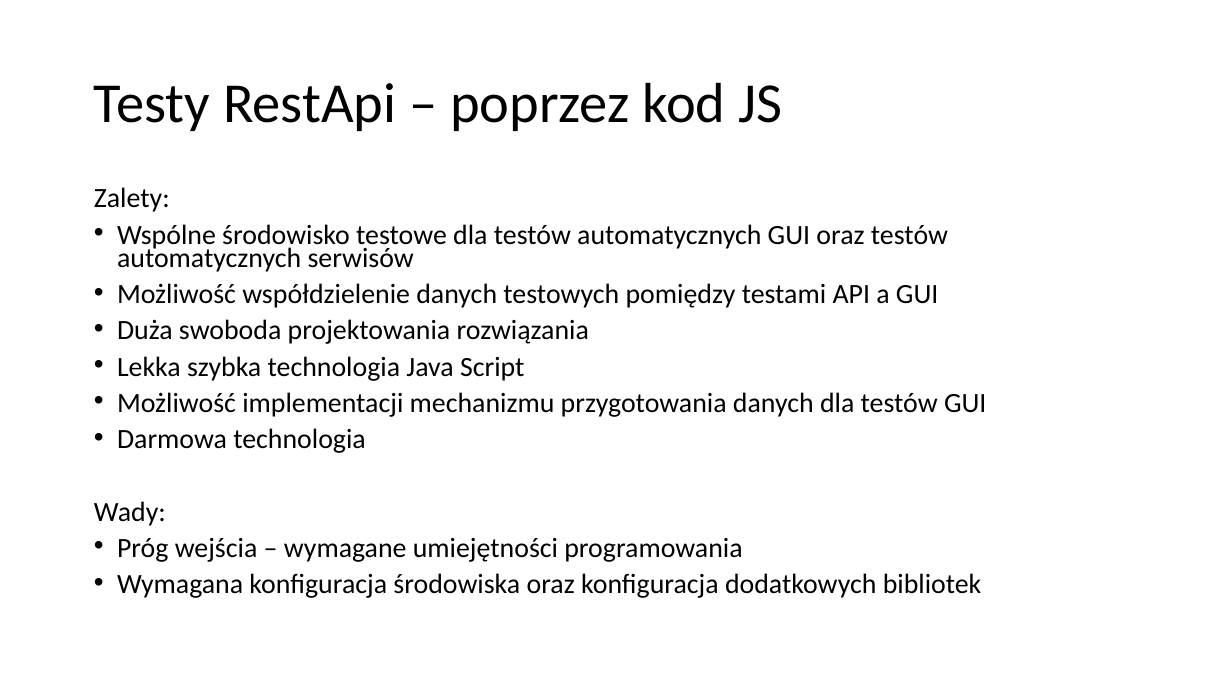
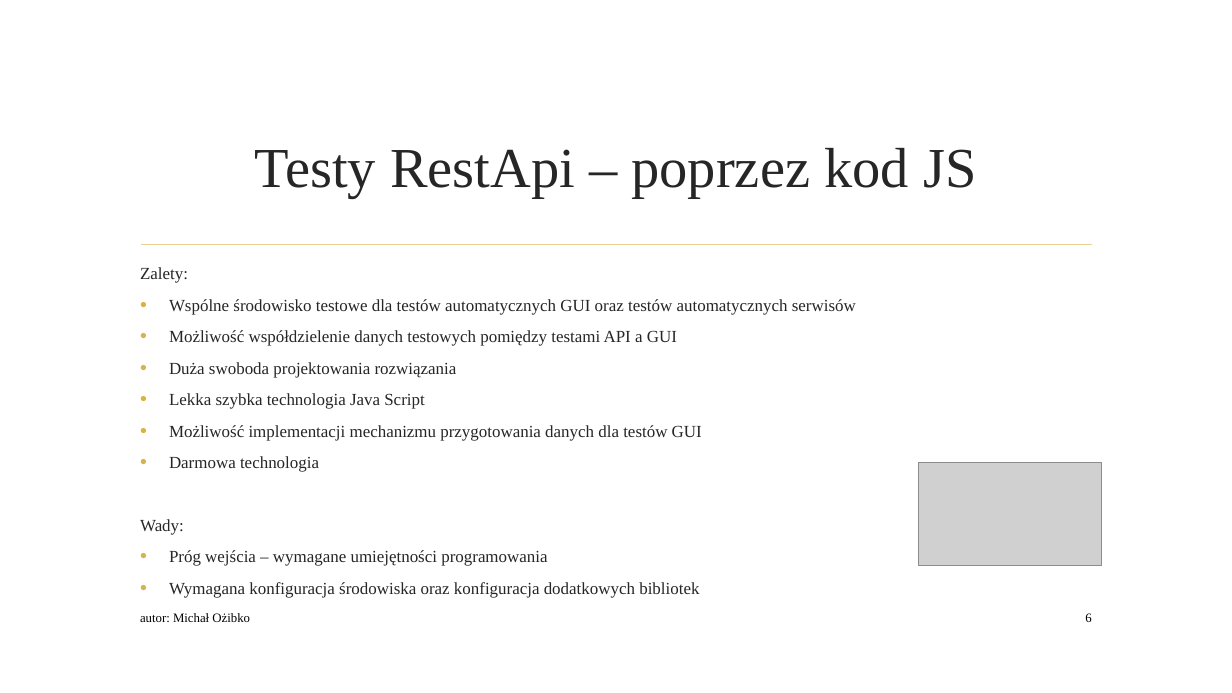
Before and after one commit to qadevpl/repo, a slide deck: slide 6 of JSRestApi/WarsztatQA.pptx. Drawn at 1232x693 pixels with LibreOffice and Linux fonts; fonts in the diff are those of the drawing; grey boxes stand for pictures; background and template pictures are left out. Boxes give left, top, right and bottom in pixels: in the first picture for what was removed or moved away, otherwise in the second. Text is boxed around its words. In the diff, an @@ line names an element or a change of style, - is before the commit and + after.

```diff
--- a/JSRestApi/WarsztatQA.pptx
+++ b/JSRestApi/WarsztatQA.pptx
@@ title "Testy RestApi – poprzez kod ...": place and size @@
-title "Testy RestApi – poprzez kod ..." at <box>94,82,782,131</box>
+title "Testy RestApi – poprzez kod ..." at <box>255,148,976,198</box>
@@ title "Testy RestApi – poprzez kod ..." at <box>255,148,976,198</box>: font Calibri to Times New Roman, text colour #000000 to #262626; alignment left to centre; line spacing 0.9 to 1 @@
@@ text "Zalety:": place and size @@
-text "Zalety:" at <box>94,187,986,598</box>
+text "Zalety:" at <box>140,267,856,598</box>
@@ text "Zalety:" at <box>140,267,856,598</box>: size 21.7 to 13.2 pt, font Calibri to Times New Roman, text colour #000000 to #262626; line spacing 0.7 to 1; less space between paragraphs; indent changed @@
@@ line added from (141, 245) to (1092, 245), #E8D191 1.25 pt @@
@@ picture added at <box>919,462,1102,565</box> @@
@@ text added at <box>140,613,250,622</box>, 10 pt, text #000000 @@
+autor: Michał Ożibko
@@ page number added at <box>1085,613,1091,622</box>, 10 pt, text #000000 @@
+6
```
Also in this commit, not shown: 15 other slides changed, 1 slide added, 1 slide removed.
